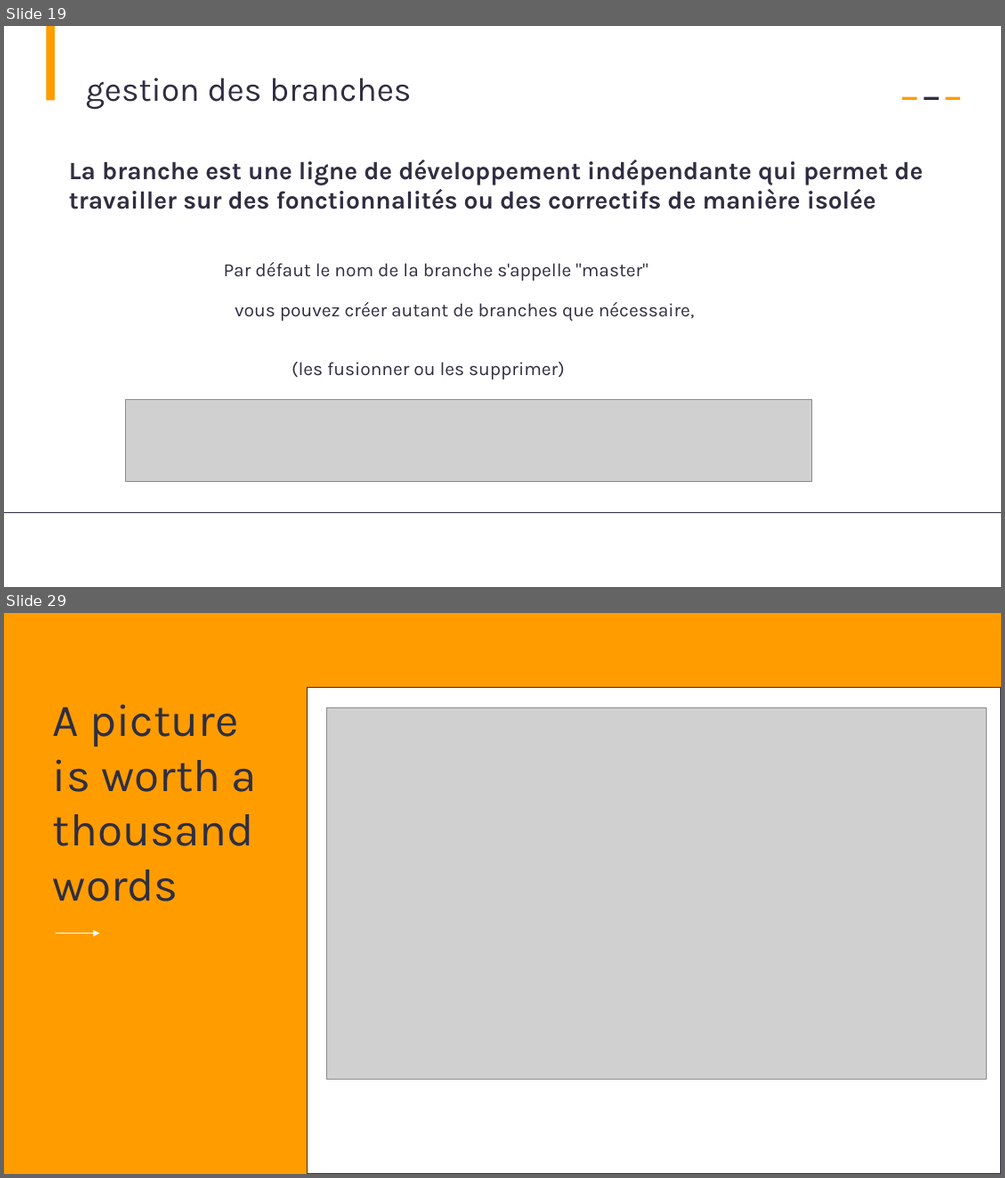
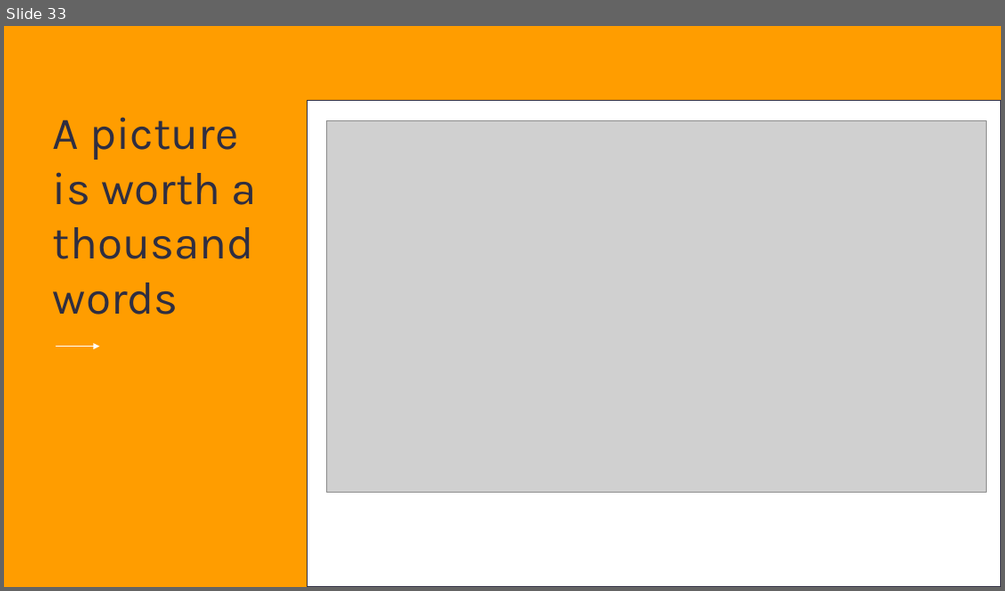
Before and after one commit to AbdessamadAbdaoui/Presentation_Git, a slide deck: presentation_Git.pptx. Shown one above the other, each under a label of ours: slides 19 and 29 before the commit, slide 33 after it; the slides between them are not shown. The pictures are 1005x1178 and 1005x591 pixels, drawn with LibreOffice and Linux fonts; fonts in the diff are those of the drawing; grey boxes stand for pictures. Boxes give left, top, right and bottom in pixels: in the first picture for what was removed or moved away, otherwise in the second. Text is boxed around its words. In the diff, an @@ line names an element or a change of style, - is before the commit and + after.

```diff
--- a/presentation_Git.pptx
+++ b/presentation_Git.pptx
@@ slide 19 removed at [4, 26, 1001, 587], background #FFFFFF @@
@@ rectangle removed at [46, 26, 54, 100] @@
@@ text removed at [86, 78, 411, 109] @@
-gestion des branches
@@ rectangle removed at [902, 97, 917, 100] @@
@@ rectangle removed at [923, 97, 938, 100] @@
@@ rectangle removed at [946, 97, 961, 100] @@
@@ text removed at [69, 160, 922, 209] @@
-La branche est une ligne de développement indépendante qui permet de travailler sur des fonctionnalités ou des correctifs de manière isolée
@@ text removed at [224, 262, 647, 281] @@
-Par défaut le nom de la branche s'appelle "master"
@@ text removed at [235, 302, 695, 321] @@
-vous pouvez créer autant de branches que nécessaire,
@@ text removed at [291, 362, 565, 379] @@
-(les fusionner ou les supprimer)
@@ picture removed at [126, 400, 811, 482] @@
@@ line removed from (4, 513) to (1001, 513) @@
@@ what was slide 29 is now slide 33 @@
```
Also in this commit, not shown: 1 slide changed, 30 slides added, 25 other slides removed.
